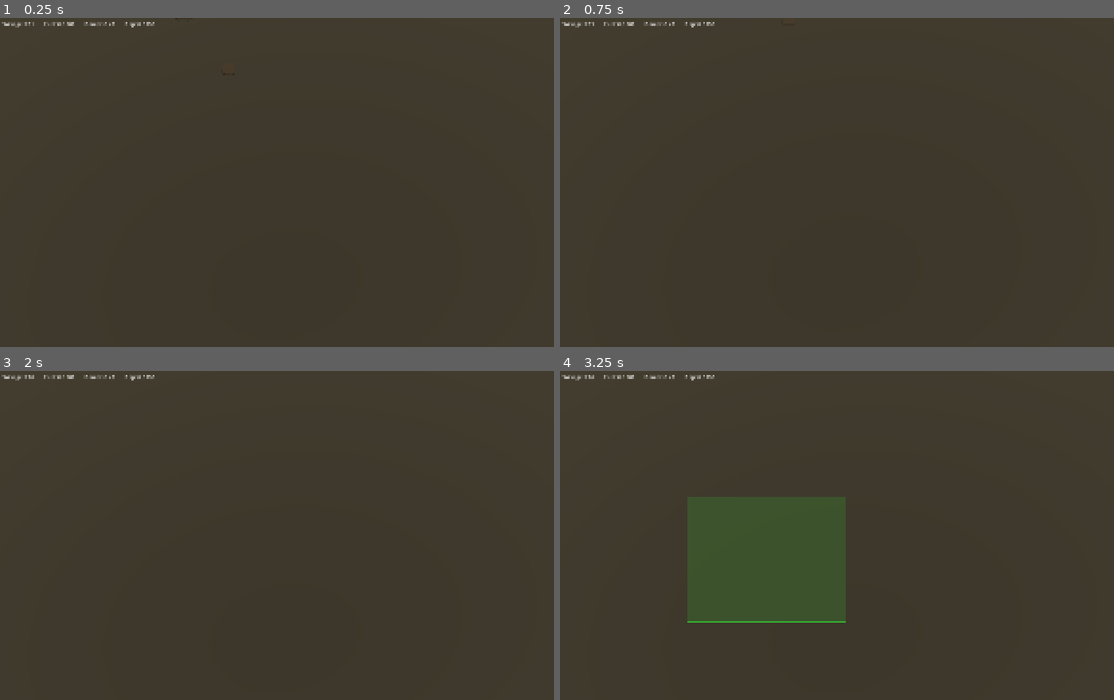
Above: before the commit, frames 1-4 (two rows, left to right).
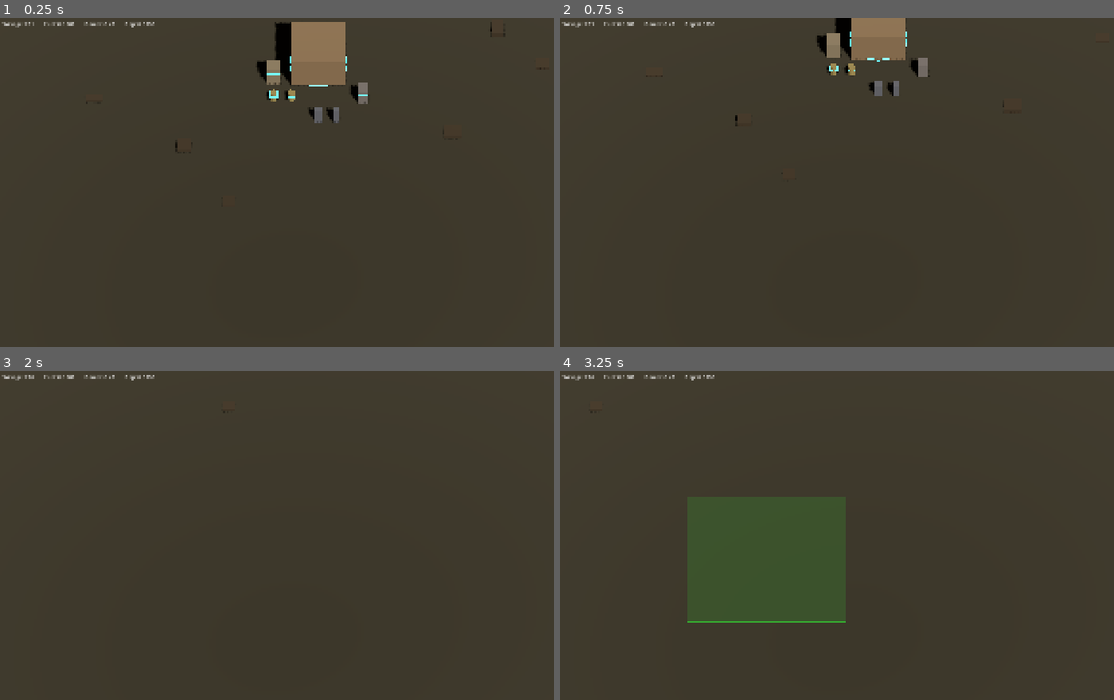
Above: after the commit, the same moments.

Repository: Alkhalim/DrossFront
Game: Godot game, scene res://scenes/test_arena.tscn
Two runs of this game, one before a commit and one after it. Both use one fixed random seed, a clock stepped at 60 frames per second and the inputs below.
Inputs (mouse positions are in pixels of both pictures, inside the frame that each line leads up to):
- Up to frame 1 (0.25 s): no input
- Up to frame 2 (0.75 s): tap Enter at 0.5 s; move the mouse to (1019, 179) at 0.52 s; hold S (camera_pan_down) from 0.53 s (still down); click (1019, 179) at 0.67 s
- Up to frame 3 (2 s): release S (camera_pan_down) at 1.25 s; drag from (188, 568) to (288, 621) at 1.27 s
- Up to frame 4 (3.25 s): move the mouse to (942, 472) at 2.02 s; hold D (camera_pan_right) 2.03-2.75 s; click (942, 472) at 2.17 s; drag from (848, 621) to (687, 496) at 2.77 s

The runs differ from the first frame. In frame 1, 3.1% of the frame differs, in the area x 31-98%, y 1-41%; in frame 2, 2.2%; in frame 3, less than 0.1%; in frame 4, less than 0.1%.

Commit message:
Fix building respawn, camera tilt, add player colors
AI buildings:
- Buildings are placed once, never respawned when destroyed
- AI shuts down completely when HQ is destroyed

Camera:
- Fixed rotation set once at startup (50 degree pitch)
- Only position changes during panning — no look_at every frame
- Eliminates tilt/wobble during camera movement

Player colors:
- Units: glowing color band at 70% height (blue=player, red=enemy)
- Buildings: glowing torus ring at base (blue=player, red=enemy)
- Removed old subtle tint approach — team identity is now clear
- Colors use emission for visibility at any zoom level

Co-Authored-By: Claude Opus 4.6 (1M context) <noreply@anthropic.com>

Diff:
--- a/scripts/ai_controller.gd
+++ b/scripts/ai_controller.gd
@@ -57,8 +57,14 @@
 		_state_timer = 0.0
 
 
+var _hq_destroyed: bool = false
+
+
 func _process(delta: float) -> void:
+	if _hq_destroyed:
+		return
 	if not _hq or not is_instance_valid(_hq):
+		_hq_destroyed = true
 		return
 
 	# AI passive income
@@ -89,16 +95,27 @@
 			_process_rebuild()
 
 
+var _generator_built: bool = false
+var _foundry_built: bool = false
+var _yard_built: bool = false
+
+
 func _process_economy() -> void:
-	# Place buildings if we don't have them
-	if not _generator or not is_instance_valid(_generator):
+	# Place buildings once — don't respawn destroyed buildings
+	if not _generator_built:
 		_generator = _place_ai_building("res://resources/buildings/basic_generator.tres", Vector3(5, 0, 3))
-
-	if not _foundry or not is_instance_valid(_foundry):
+		if _generator:
+			_generator_built = true
+
+	if not _foundry_built:
 		_foundry = _place_ai_building("res://resources/buildings/basic_foundry.tres", Vector3(-5, 0, 3))
-
-	if not _salvage_yard or not is_instance_valid(_salvage_yard):
+		if _foundry:
+			_foundry_built = true
+
+	if not _yard_built:
 		_salvage_yard = _place_ai_building("res://resources/buildings/salvage_yard.tres", Vector3(0, 0, 6))
+		if _salvage_yard:
+			_yard_built = true
 
 	if _state_timer >= ECONOMY_DURATION:
 		_state = AIState.ARMY
--- a/scripts/building.gd
+++ b/scripts/building.gd
@@ -28,6 +28,10 @@
 @onready var _mesh: MeshInstance3D = $MeshInstance3D as MeshInstance3D
 @onready var _collision: CollisionShape3D = $CollisionShape3D as CollisionShape3D
 @onready var _spawn_marker: Marker3D = $SpawnPoint as Marker3D
+
+const PLAYER_COLOR := Color(0.15, 0.45, 0.9, 1.0)
+const ENEMY_COLOR := Color(0.85, 0.2, 0.15, 1.0)
+var _team_ring: MeshInstance3D = null
 
 var _progress_bg: MeshInstance3D = null
 var _progress_bar: MeshInstance3D = null
@@ -62,15 +66,7 @@
 	_mesh.position.y = stats.footprint_size.y / 2.0
 
 	var mat := StandardMaterial3D.new()
-	var base_color: Color = stats.placeholder_color
-	if owner_id != 0:
-		base_color = Color(
-			minf(base_color.r + 0.25, 1.0),
-			maxf(base_color.g - 0.15, 0.0),
-			maxf(base_color.b - 0.15, 0.0),
-			base_color.a
-		)
-	mat.albedo_color = base_color
+	mat.albedo_color = stats.placeholder_color
 	mat.roughness = 0.9
 	if not is_constructed:
 		mat.transparency = BaseMaterial3D.TRANSPARENCY_ALPHA
@@ -81,6 +77,37 @@
 	col_shape.size = stats.footprint_size
 	_collision.shape = col_shape
 	_collision.position.y = stats.footprint_size.y / 2.0
+	_apply_team_ring()
+
+
+func _apply_team_ring() -> void:
+	if _team_ring and is_instance_valid(_team_ring):
+		_team_ring.queue_free()
+		_team_ring = null
+
+	if not stats:
+		return
+
+	var team_color: Color = PLAYER_COLOR if owner_id == 0 else ENEMY_COLOR
+
+	_team_ring = MeshInstance3D.new()
+	var torus := TorusMesh.new()
+	var ring_radius: float = maxf(stats.footprint_size.x, stats.footprint_size.z) * 0.55
+	torus.inner_radius = ring_radius - 0.2
+	torus.outer_radius = ring_radius
+	torus.rings = 24
+	torus.ring_segments = 12
+	_team_ring.mesh = torus
+	_team_ring.position.y = 0.1
+
+	var mat := StandardMaterial3D.new()
+	mat.albedo_color = team_color
+	mat.emission_enabled = true
+	mat.emission = team_color
+	mat.emission_energy_multiplier = 2.0
+	_team_ring.set_surface_override_material(0, mat)
+
+	add_child(_team_ring)
 
 
 func begin_construction() -> void:
--- a/scripts/rts_camera.gd
+++ b/scripts/rts_camera.gd
@@ -1,41 +1,42 @@
 class_name RTSCamera
 extends Camera3D
 ## Isometric-style RTS camera with WASD panning, scroll zoom, and edge panning.
-## Uses orthographic projection at ~50 degree angle for good unit visibility.
+## Fixed rotation angle — only position changes, never tilts.
 
-## Pan speed in units per second.
 @export var pan_speed: float = 30.0
-
-## Zoom speed (orthographic size change per scroll tick).
 @export var zoom_speed: float = 3.0
-
-## Minimum orthographic size (closest zoom).
 @export var zoom_min: float = 15.0
-
-## Maximum orthographic size (farthest zoom).
 @export var zoom_max: float = 80.0
-
-## Pixels from screen edge that trigger edge panning.
 @export var edge_pan_margin: int = 20
-
-## Whether edge-of-screen panning is enabled.
 @export var edge_pan_enabled: bool = true
 
-## The point on the ground the camera looks at (pivot).
+## The point on the ground the camera orbits around.
+var _pivot: Vector3 = Vector3.ZERO
 var _target_pivot: Vector3 = Vector3.ZERO
 var _target_size: float = 40.0
 
-## Camera angle from horizontal (radians). ~50 degrees.
-const CAMERA_ANGLE: float = 0.87  # ~50 degrees in radians
-const CAMERA_HEIGHT_FACTOR: float = 0.77  # sin(50°) ≈ 0.766
-const CAMERA_DIST_FACTOR: float = 0.64  # cos(50°) ≈ 0.643
+## Fixed camera offset from pivot (set once at startup).
+var _cam_offset: Vector3 = Vector3.ZERO
+
+## Camera pitch angle in degrees (50 = good isometric view).
+const PITCH_DEG: float = 50.0
 
 
 func _ready() -> void:
 	_target_size = size
-	# Initialize pivot from current position
-	_target_pivot = Vector3(global_position.x, 0, global_position.z + global_position.y * CAMERA_DIST_FACTOR / CAMERA_HEIGHT_FACTOR)
-	_update_camera_transform()
+
+	# Compute fixed offset from angle
+	var pitch_rad: float = deg_to_rad(PITCH_DEG)
+	var arm_length: float = 30.0
+	_cam_offset = Vector3(0, arm_length * sin(pitch_rad), arm_length * cos(pitch_rad))
+
+	# Set fixed rotation once — never changes
+	rotation_degrees = Vector3(-PITCH_DEG, 0, 0)
+
+	# Initialize pivot
+	_pivot = Vector3(global_position.x, 0, global_position.z)
+	_target_pivot = _pivot
+	global_position = _pivot + _cam_offset
 
 
 func _unhandled_input(event: InputEvent) -> void:
@@ -53,7 +54,6 @@
 func _process(delta: float) -> void:
 	var input_dir := Vector2.ZERO
 
-	# Keyboard panning
 	if Input.is_action_pressed("camera_pan_up"):
 		input_dir.y -= 1.0
 	if Input.is_action_pressed("camera_pan_down"):
@@ -63,7 +63,6 @@
 	if Input.is_action_pressed("camera_pan_right"):
 		input_dir.x += 1.0
 
-	# Edge panning
 	if edge_pan_enabled:
 		var mouse_pos := get_viewport().get_mouse_position()
 		var viewport_size := get_viewport().get_visible_rect().size
@@ -76,29 +75,14 @@
 		elif mouse_pos.y > viewport_size.y - edge_pan_margin:
 			input_dir.y += 1.0
 
-	# Scale pan speed with zoom
 	var zoom_factor := size / 40.0
 
 	if input_dir != Vector2.ZERO:
 		input_dir = input_dir.normalized()
-		# Map screen directions to world XZ for isometric view
-		# Screen right = world +X, screen up = world -Z
 		_target_pivot.x += input_dir.x * pan_speed * zoom_factor * delta
 		_target_pivot.z += input_dir.y * pan_speed * zoom_factor * delta
 
-	# Smooth interpolation
+	# Smooth interpolation — only position changes, rotation is fixed
+	_pivot = _pivot.lerp(_target_pivot, 10.0 * delta)
+	global_position = _pivot + _cam_offset
 	size = lerpf(size, _target_size, 10.0 * delta)
-	_update_camera_transform_smooth(delta)
-
-
-func _update_camera_transform() -> void:
-	var cam_offset := Vector3(0, 30.0 * CAMERA_HEIGHT_FACTOR, 30.0 * CAMERA_DIST_FACTOR)
-	global_position = _target_pivot + cam_offset
-	look_at(_target_pivot, Vector3.UP)
-
-
-func _update_camera_transform_smooth(delta: float) -> void:
-	var cam_offset := Vector3(0, 30.0 * CAMERA_HEIGHT_FACTOR, 30.0 * CAMERA_DIST_FACTOR)
-	var target_pos := _target_pivot + cam_offset
-	global_position = global_position.lerp(target_pos, 10.0 * delta)
-	look_at(_target_pivot, Vector3.UP)
--- a/scripts/unit.gd
+++ b/scripts/unit.gd
@@ -45,6 +45,11 @@
 var _stuck_timer: float = 0.0
 var _last_position: Vector3 = Vector3.ZERO
 
+## Player color constants.
+const PLAYER_COLOR := Color(0.15, 0.45, 0.9, 1.0)
+const ENEMY_COLOR := Color(0.85, 0.2, 0.15, 1.0)
+var _color_band: MeshInstance3D = null
+
 ## Placeholder shape/size per unit class.
 const CLASS_SHAPES: Dictionary = {
 	&"engineer": { "type": "cylinder", "radius": 0.4, "height": 1.2, "color": Color(0.45, 0.42, 0.3) },
@@ -62,6 +67,7 @@
 		_move_speed = SPEED_MAP.get(stats.speed_tier, 8.0)
 		_init_hp()
 		_apply_placeholder_shape()
+		_apply_player_color()
 		if stats.can_build:
 			var builder := BuilderComponent.new()
 			builder.name = "BuilderComponent"
@@ -217,6 +223,45 @@
 	_apply_placeholder_shape()
 
 
+func _apply_player_color() -> void:
+	# Remove old band if exists
+	if _color_band and is_instance_valid(_color_band):
+		_color_band.queue_free()
+		_color_band = null
+
+	if not stats:
+		return
+
+	var team_color: Color = PLAYER_COLOR if owner_id == 0 else ENEMY_COLOR
+
+	# Get unit height for positioning
+	var shape_data: Dictionary = CLASS_SHAPES.get(stats.unit_class, CLASS_SHAPES[&"medium"])
+	var band_y: float = 0.3
+	var band_width: float = 0.8
+	if shape_data.has("height"):
+		band_y = (shape_data["height"] as float) * 0.7
+		band_width = (shape_data["radius"] as float) * 2.2 if shape_data.has("radius") else 0.8
+	elif shape_data.has("size"):
+		var sz: Vector3 = shape_data["size"] as Vector3
+		band_y = sz.y * 0.7
+		band_width = sz.x * 1.05
+
+	_color_band = MeshInstance3D.new()
+	var box := BoxMesh.new()
+	box.size = Vector3(band_width, 0.15, band_width)
+	_color_band.mesh = box
+	_color_band.position.y = band_y
+
+	var mat := StandardMaterial3D.new()
+	mat.albedo_color = team_color
+	mat.emission_enabled = true
+	mat.emission = team_color
+	mat.emission_energy_multiplier = 1.5
+	_color_band.set_surface_override_material(0, mat)
+
+	add_child(_color_band)
+
+
 ## --- Selection ---
 
 func select() -> void:
@@ -251,14 +296,6 @@
 
 	var mat := StandardMaterial3D.new()
 	var base_color: Color = shape_data["color"] as Color
-	# Tint enemy units red
-	if owner_id != 0:
-		base_color = Color(
-			minf(base_color.r + 0.25, 1.0),
-			maxf(base_color.g - 0.15, 0.0),
-			maxf(base_color.b - 0.15, 0.0),
-			1.0
-		)
 	mat.albedo_color = base_color
 	mat.roughness = 0.8
 
